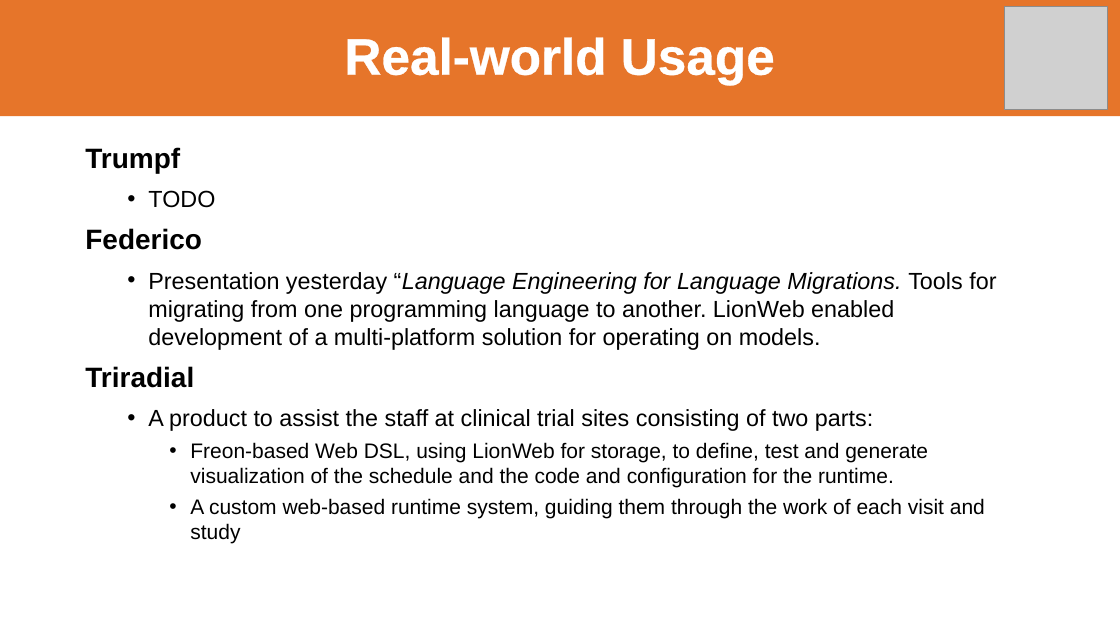
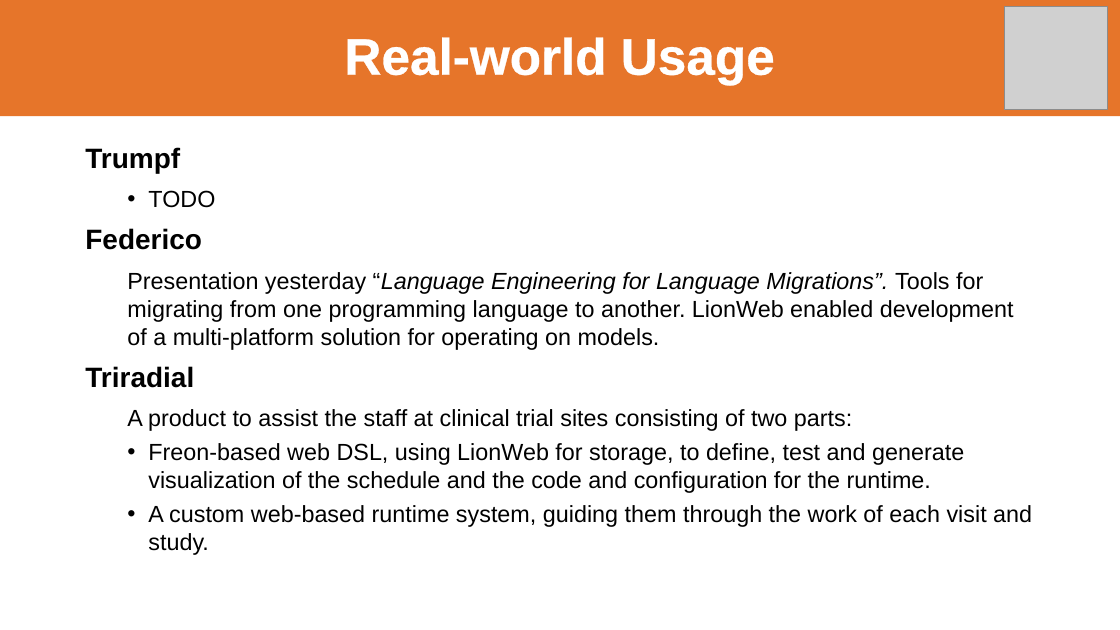
Before and after one commit to LionWeb-io/specification, a slide deck: slide 8 of resources/LangDev 2024 Talk.pptx. Drawn at 1120x630 pixels with LibreOffice and Linux fonts; fonts in the diff are those of the drawing; grey boxes stand for pictures; background and template pictures are left out. Boxes give left, top, right and bottom in pixels: in the first picture for what was removed or moved away, otherwise in the second. Text is boxed around its words. In the diff, an @@ line names an element or a change of style, - is before the commit and + after.

```diff
--- a/resources/LangDev 2024 Talk.pptx
+++ b/resources/LangDev 2024 Talk.pptx
@@ text at [127,272,1014,350]: text changed @@
-  • Presentation yesterday “Language Engineering for Language Migrations. Tools for migrating from one programming language to another. LionWeb enabled development of a multi-platform solution for operating on models.
+  Presentation yesterday “Language Engineering for Language Migrations”. Tools for migrating from one programming language to another. LionWeb enabled development of a multi-platform solution for operating on models.
@@ text at [127,409,852,431]: bullet • to none @@
@@ text at [148,443,1032,555]: text changed; size 18 to 20 pt @@
-    • Freon-based Web DSL, using LionWeb for storage, to define, test and generate visualization of the schedule and the code and configuration for the runtime.
-    • A custom web-based runtime system, guiding them through the work of each visit and study
+  • Freon-based web DSL, using LionWeb for storage, to define, test and generate visualization of the schedule and the code and configuration for the runtime.
+  • A custom web-based runtime system, guiding them through the work of each visit and study.
```
Also in this commit, not shown: 20 other slides changed, 1 slide added, 1 slide removed.
